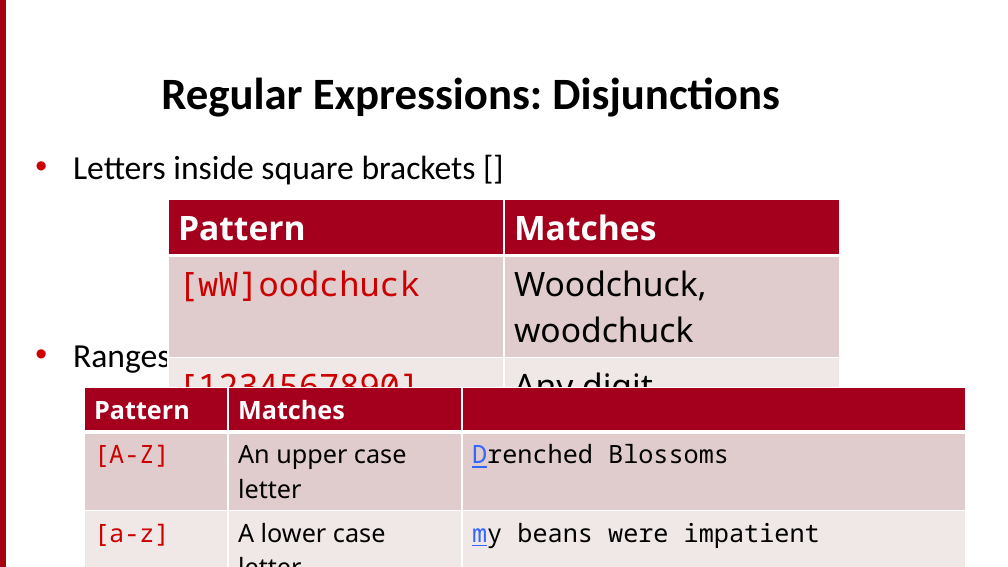
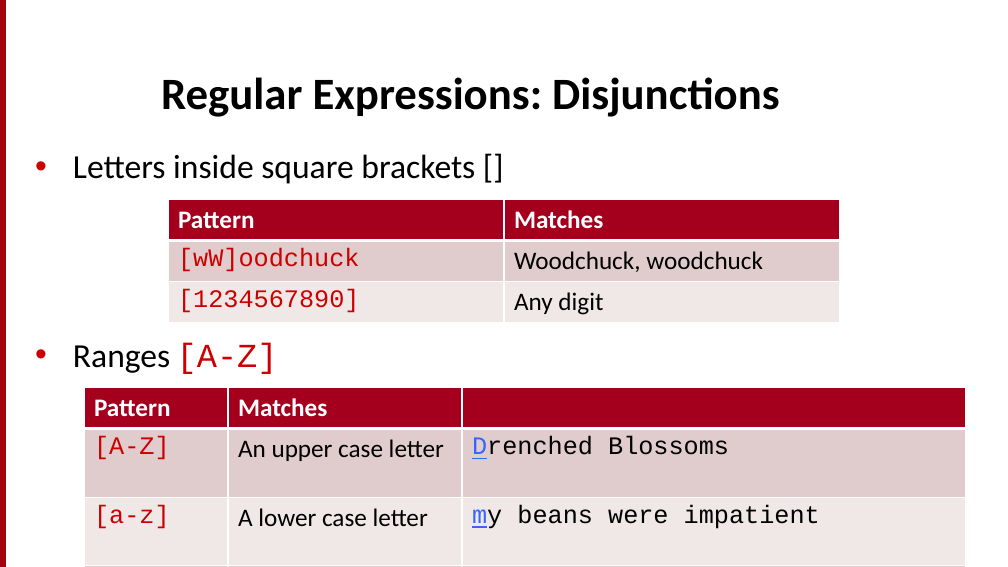
Before and after one commit to motazsaad/NLP-ICTS6361, a slide deck: slide 3 of textbooks/Speech and Language Processing/chapters/2_TextProc.pptx. Drawn at 1008x567 pixels with LibreOffice and Linux fonts; fonts in the diff are those of the drawing. Boxes give left, top, right and bottom in pixels: in the first picture for what was removed or moved away, otherwise in the second. Text is boxed around its words. In the diff, an @@ line names an element or a change of style, - is before the commit and + after.

```diff
--- a/textbooks/Speech and Language Processing/chapters/2_TextProc.pptx
+++ b/textbooks/Speech and Language Processing/chapters/2_TextProc.pptx
@@ text "Letters inside square brackets []" at [73, 154, 475, 374]: font Noto Sans Mono to Courier New in "[A-Z]"; indent changed @@
@@ table at [168, 200, 840, 319] @@
@@ fill #E0CCCD to #E0CCCC in row 2 @@
@@ fill #F0E7E8 to #F0E7E7 in row 3 @@
@@ size 24 to 18 pt @@
@@ font Noto Sans to Calibri in "Pattern", "Matches", "Woodchuck, woodchuck", "Any digit" @@
@@ font Noto Sans Mono to Courier New in "[wW]oodchuck", "[1234567890]" @@
@@ borders changed @@
@@ table at [84, 388, 966, 533] @@
@@ fill #E0CCCD to #E0CCCC in 6 cells @@
@@ fill #F0E7E8 to #F0E7E7 in row 3 @@
@@ font Noto Sans to Calibri in "Pattern", "Matches", "An upper case letter", "A lower case letter" and 1 more places @@
@@ font Noto Sans Mono to Courier New in "[A-Z]", "Drenched Blossoms", "[a-z]", "my beans were impatient" and 2 more places @@
@@ borders changed @@
```
Also in this commit, not shown: 37 other slides changed, 1 other file.
